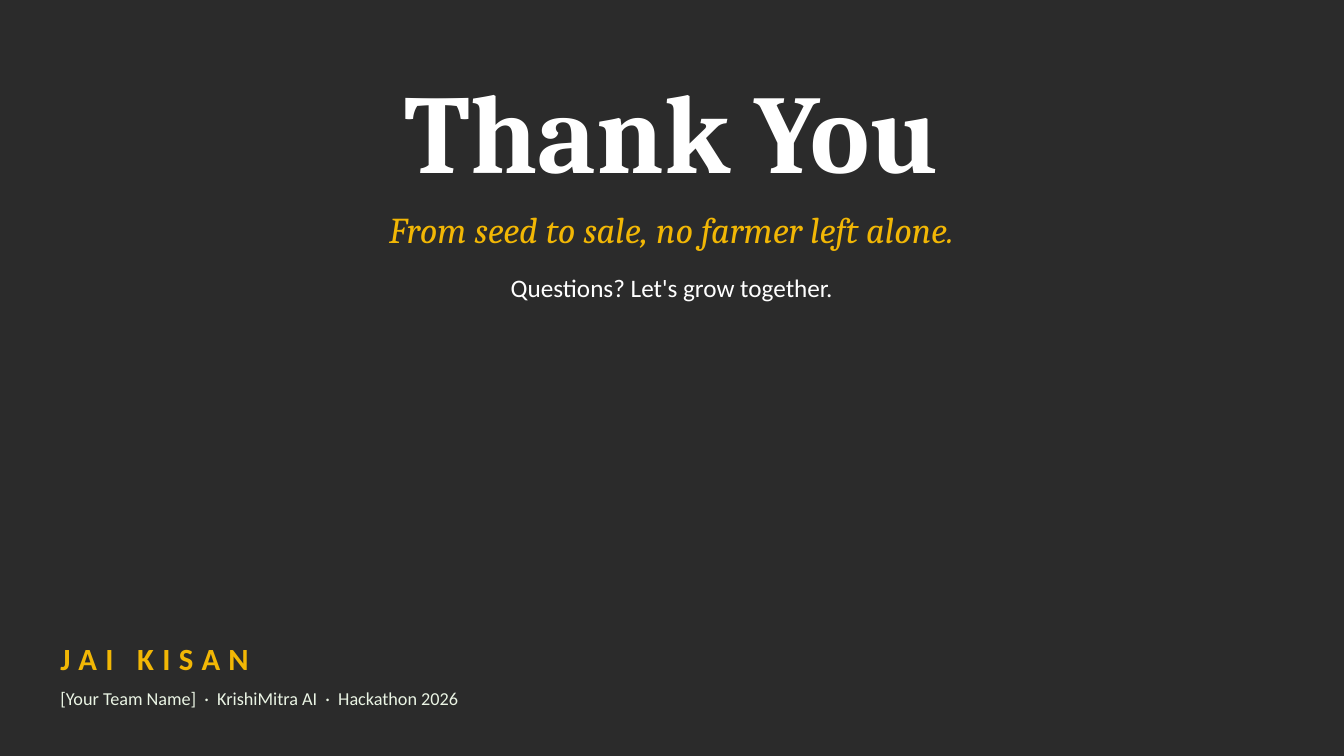
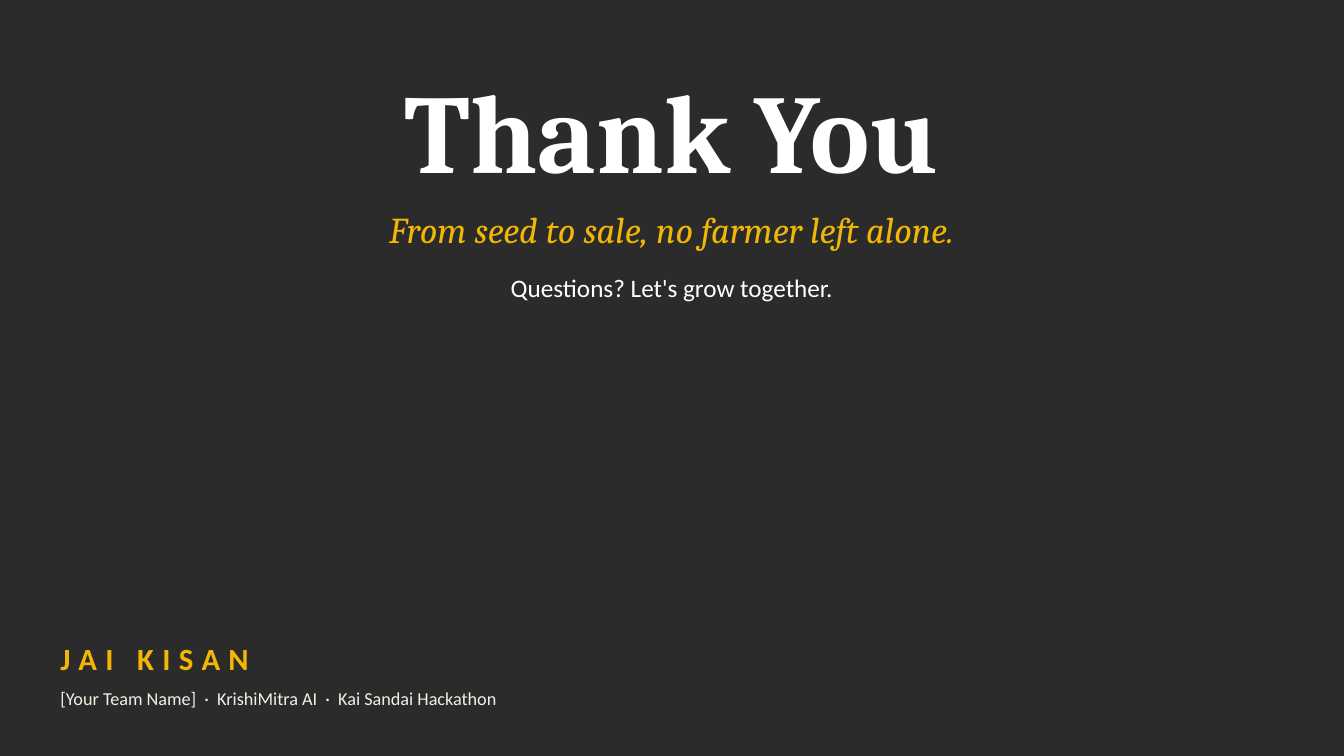
Before and after one commit to aathipro/modo, a slide deck: slide 15 of presentation/KrishiMitra_AI_Hackathon.pptx. Drawn at 1344x756 pixels with LibreOffice and Linux fonts; fonts in the diff are those of the drawing; background and template pictures are left out; a plain dark background stands for a picture behind light text. Boxes give left, top, right and bottom in pixels: in the first picture for what was removed or moved away, otherwise in the second. Text is boxed around its words. In the diff, an @@ line names an element or a change of style, - is before the commit and + after.

```diff
--- a/presentation/KrishiMitra_AI_Hackathon.pptx
+++ b/presentation/KrishiMitra_AI_Hackathon.pptx
@@ text at <box>60,692,496,708</box>: text changed @@
-[Your Team Name] · KrishiMitra AI · Hackathon 2026
+[Your Team Name] · KrishiMitra AI · Kai Sandai Hackathon
```
Also in this commit, not shown: 14 other slides changed, 1 other file.
